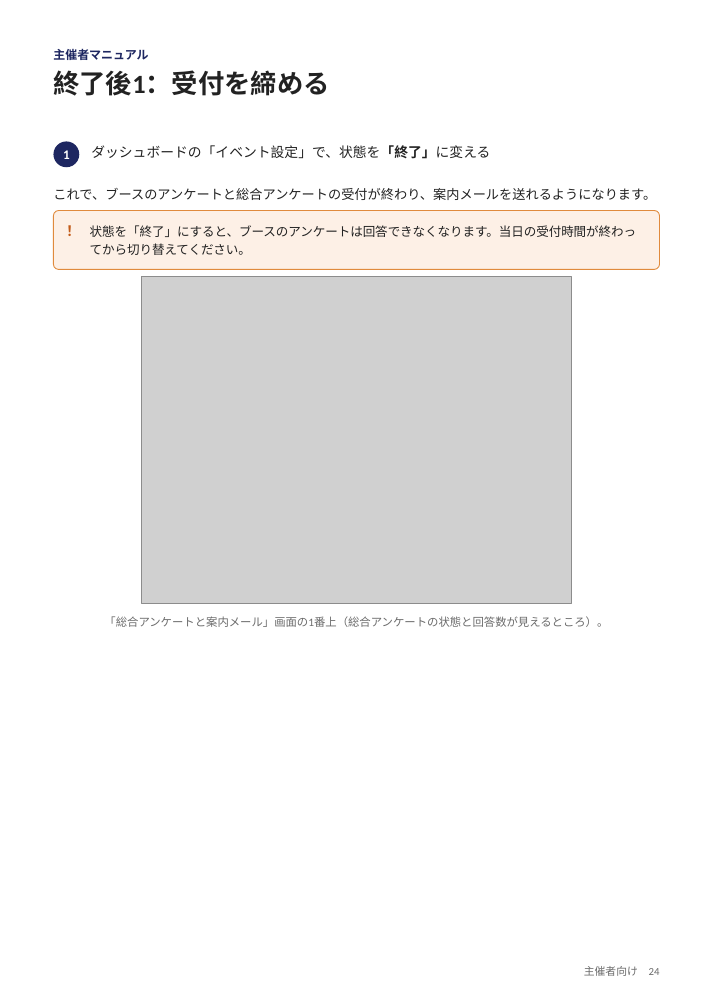
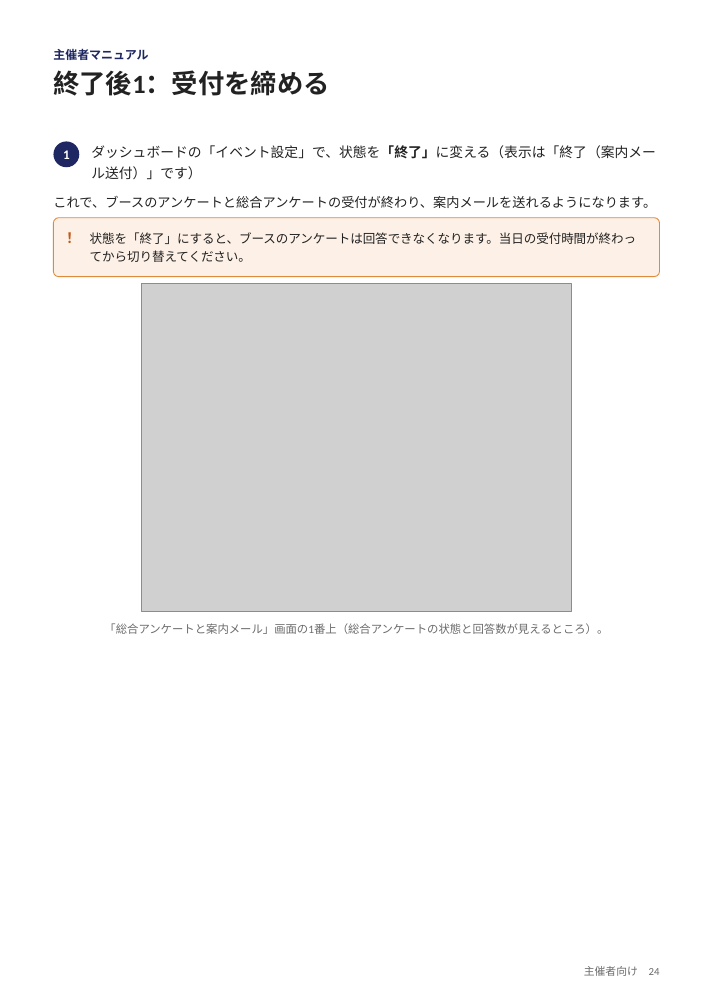
Before and after one commit to nisplus/enque, a slide deck: slide 24 of docs/manual-organizer.pptx. Drawn at 713x1008 pixels with LibreOffice and Linux fonts; fonts in the diff are those of the drawing; grey boxes stand for pictures. Boxes give left, top, right and bottom in pixels: in the first picture for what was removed or moved away, otherwise in the second. Text is boxed around its words. In the diff, an @@ line names an element or a change of style, - is before the commit and + after.

```diff
--- a/docs/manual-organizer.pptx
+++ b/docs/manual-organizer.pptx
@@ text at (x1=91, y1=145, x2=656, y2=180): text changed @@
-ダッシュボードの「イベント設定」で、状態を「終了」に変える
+ダッシュボードの「イベント設定」で、状態を「終了」に変える（表示は「終了（案内メール送付）」です）
@@ 4 texts, 1 rounded rectangle moved together from (x1=53, y1=188, x2=660, y2=627) to (x1=53, y1=196, x2=660, y2=634) @@
@@ picture moved from (x1=142, y1=276, x2=572, y2=604) to (x1=142, y1=284, x2=572, y2=611) @@
```
Also in this commit, not shown: 1 other slide changed, 6 other files.
